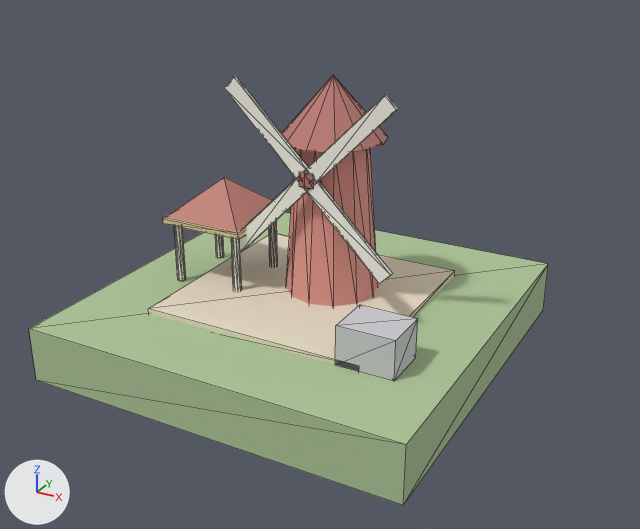
The glTF model frontend/public/ar/course/daedong-sky/building.glb, before and after one commit.
One viewpoint serves both versions: a camera (50 mm lens) standing at (11.51, -20.24, 12.72) and looking at (0.47, -0.17, 2.69). Lighting does not change. The marker at lower left points along +X, +Y and +Z. The picture after the commit comes second. Mesh edges are drawn as thin lines. Vertices at exactly the same position are counted once.
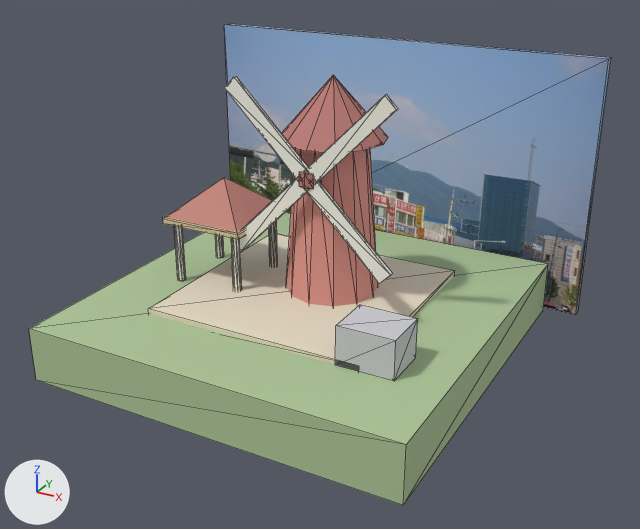
Boxes [x1, y1, x2, y2] around the edits, measured in the pictures (640 x 529 px):
'Mesh_0', reshaped (12% wider, 12% taller): before [29, 75, 548, 505]; after [29, 24, 611, 505]
part 1 of me_mesh_0, added (blue): after [224, 24, 611, 314]

The change in detail:
Picture 'Image_0' (img_image_0) is new.
Material 'TEX' (mat_tex) is new.
Its texture is img_image_0.
Its roughness is 0.85.
me_mesh_0 is used by ob_mesh_0; location (0.0, 0.0, 0.0).
me_mesh_0 had 186 vertices, 306 faces and spanned x -5.5..5.5, y -5.5..5.5, z 0.0..7.9.
me_mesh_0 now has 194 vertices, 318 faces and spans x -6.5..6.5, y -5.5..5.95, z 0.0..8.0.
me_mesh_0 part 1: a new loose piece, a box spanning x -6.5..6.5, y 5.65..5.95, z 0.0..8.0, in mat_tex (picture img_image_0).
me_mesh_0 gains material mat_tex (picture img_image_0).
